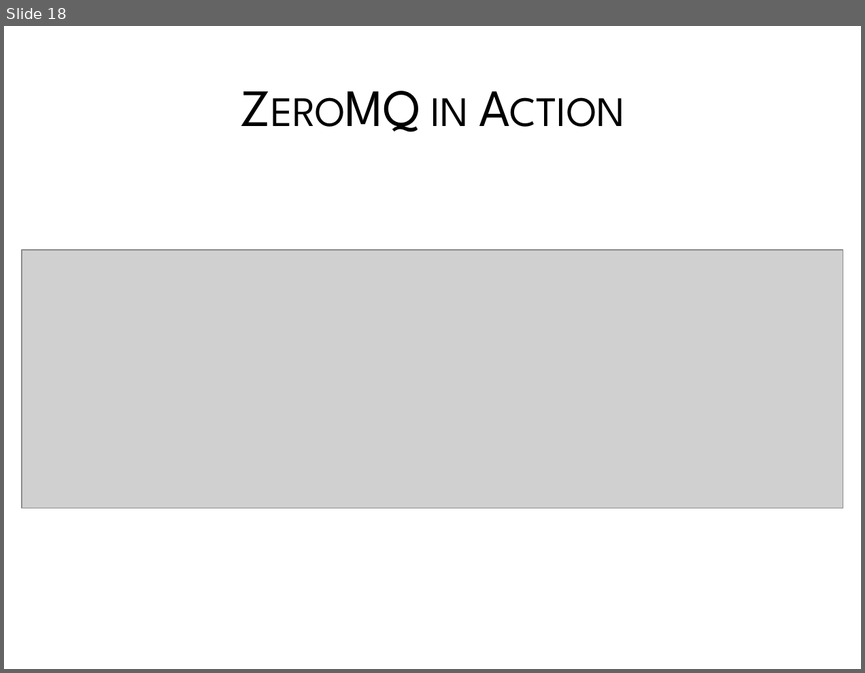
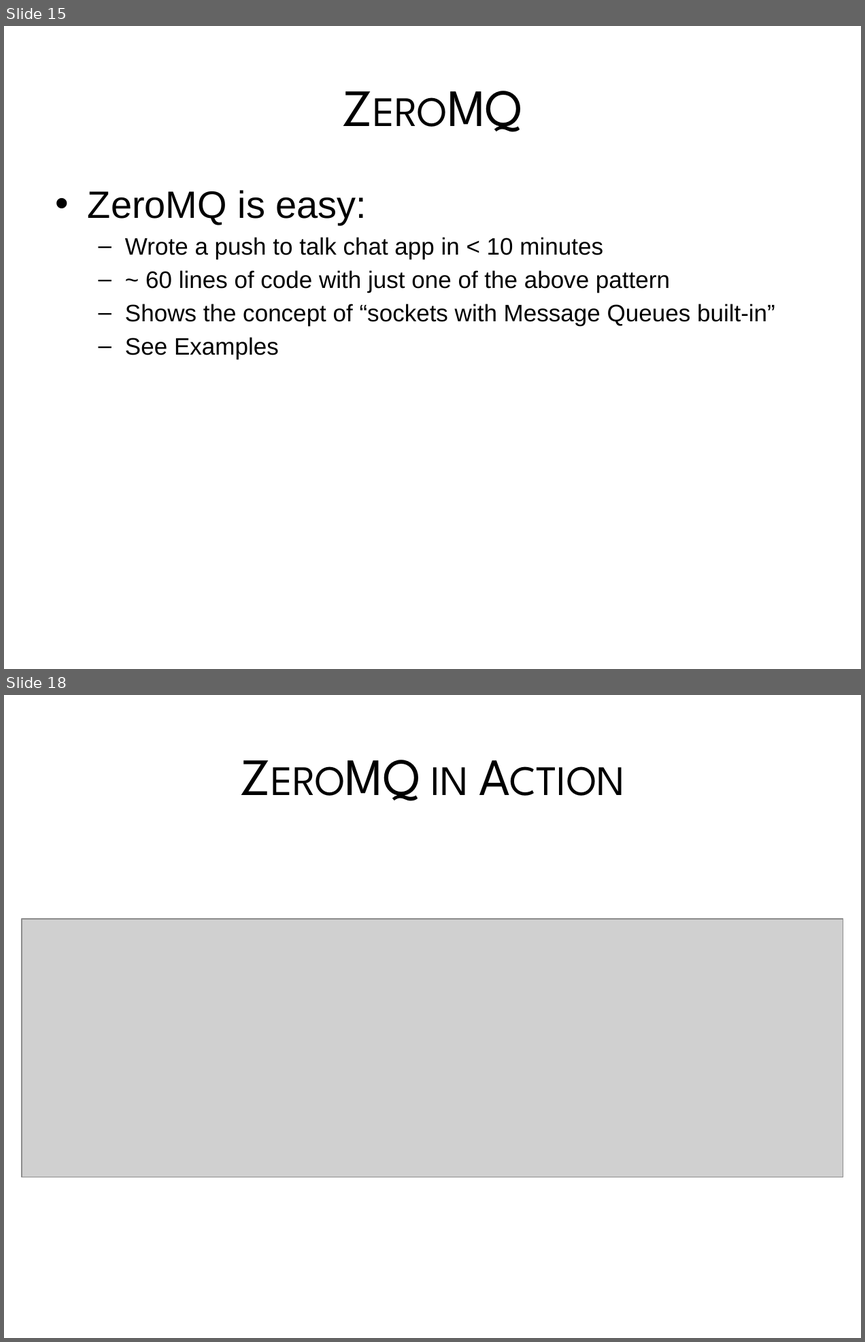
Before and after one commit to chewxy/SyPyOct2012, a slide deck: ZeroMQ.pptx. Shown one above the other, each under a label of ours: slide 18 before the commit, slides 15 and 18 after it; the slides between them are not shown. The pictures are 865x673 and 865x1342 pixels, drawn with LibreOffice and Linux fonts; fonts in the diff are those of the drawing; grey boxes stand for pictures. Boxes give left, top, right and bottom in pixels: in the first picture for what was removed or moved away, otherwise in the second. Text is boxed around its words. In the diff, an @@ line names an element or a change of style, - is before the commit and + after.

```diff
--- a/ZeroMQ.pptx
+++ b/ZeroMQ.pptx
@@ slide 15 added at (4, 26, 861, 669), background #FFFFFF @@
@@ title added at (88, 191, 227, 225), 44 pt, text #000000, small capitals @@
+ZeroMQ
@@ text added at (125, 190, 775, 359), 20 pt, text #000000 @@
+• ZeroMQ is easy:
+  – Wrote a push to talk chat app in < 10 minutes
+  – ~ 60 lines of code with just one of the above pattern
+  – Shows the concept of “sockets with Message Queues built-in”
+  – See Examples
```
Also in this commit, not shown: 4 slides changed, 1 slide removed, 1 other file.
